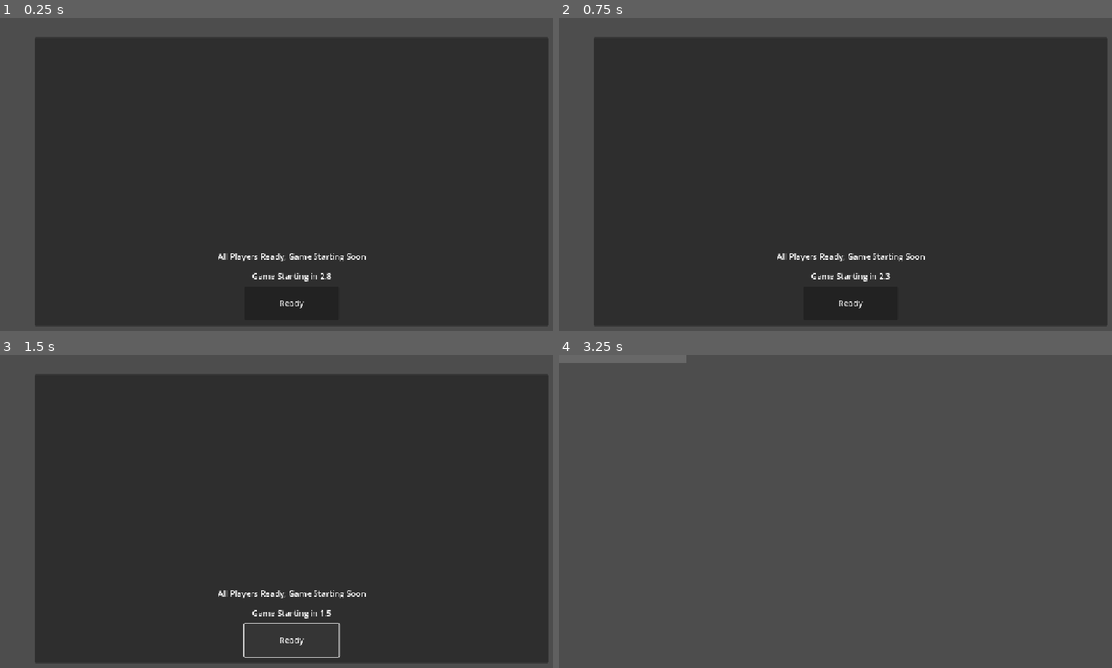
Above: before the commit, frames 1-4 (two rows, left to right).
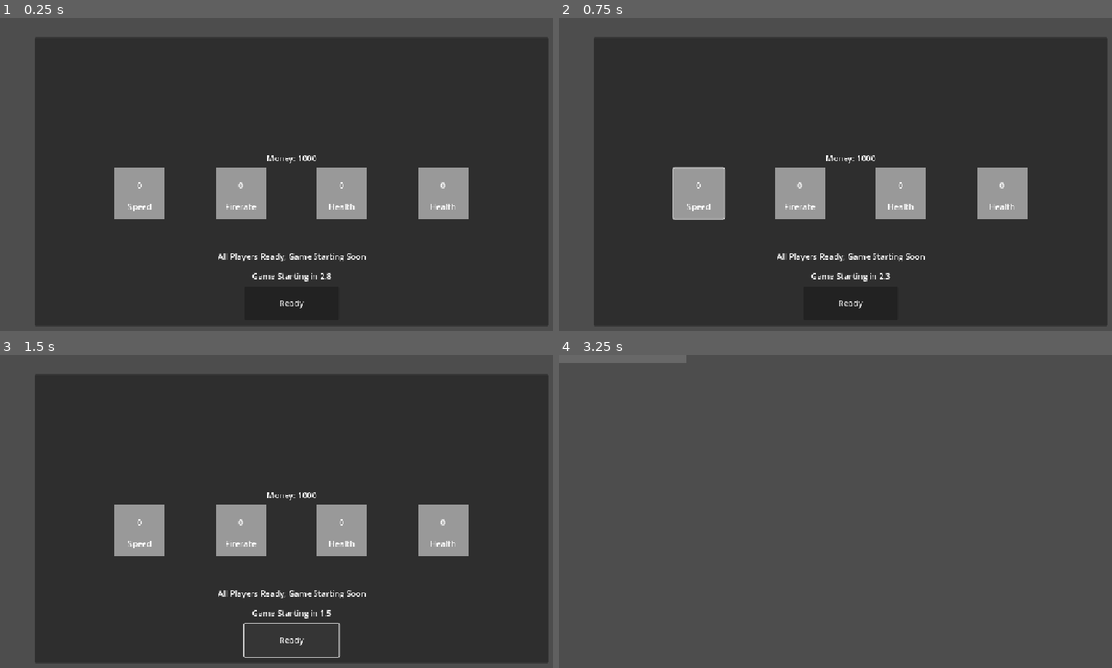
Above: after the commit, the same moments.

Repository: FoxSupp/bidding-brawl
Game: Godot game, scene res://scenes/bidding_menu.tscn
Same seed, same stepped clock (60 frames per second), same inputs: the game is played once before the commit and once after it. This scene is started directly instead of the project's main scene.
Inputs (mouse positions are in pixels of both pictures, inside the frame that each line leads up to):
- Up to frame 1 (0.25 s): no input
- Up to frame 2 (0.75 s): click (697, 193) at 0.52 s
- Up to frame 3 (1.5 s): click "Ready" at 1.25 s
- Up to frame 4 (3.25 s): click "Ready" at 2 s; tap Enter at 2.75 s; move the mouse to (979, 502) at 2.77 s; hold D (move_right) from 2.78 s (still down); click (979, 502) at 2.85 s; tap Space (jump) at 3.02 s

The runs differ from the first frame. In frame 1, 6.1% of the frame differs, in the area x 20-85%, y 43-65%; in frame 2, 6.2%; in frame 3, 6.1%; in frame 4, nothing differs.
Error after the commit: Invalid access to property or key '1' on a base object of type 'Dictionary'. (res://scripts/SessionManager.gd:50)

Commit message:
feat(bidding): implement bidding system with UI and server sync
- Add BiddingManager to handle upgrade bids and synchronize them across clients
- Add UpgradeSlot UI component for placing and removing bids
- Update SessionManager to support money deduction and player stats sync
- Connect UI to bidding logic, allowing players to bid on upgrades
- Ensure player money and bid amounts are updated in real-time

Diff:
--- a/scenes/bidding_menu.tscn
+++ b/scenes/bidding_menu.tscn
@@ -1,8 +1,9 @@
-[gd_scene load_steps=4 format=3 uid="uid://bnwcqcma1nw5y"]
+[gd_scene load_steps=5 format=3 uid="uid://bnwcqcma1nw5y"]
 
 [ext_resource type="Script" uid="uid://cbxialigjx3mi" path="res://scripts/bidding_menu.gd" id="1_6fnxy"]
 [ext_resource type="PackedScene" uid="uid://chvxopcas8yjd" path="res://scenes/player_stat_block.tscn" id="2_2qcm0"]
 [ext_resource type="Script" uid="uid://bp1b68d3621ng" path="res://scripts/bidding_manager.gd" id="2_e2fi0"]
+[ext_resource type="PackedScene" uid="uid://4itayjujs3an" path="res://scenes/upgrade_slot.tscn" id="4_2l2ip"]
 
 [node name="BiddingMenu" type="Control"]
 layout_mode = 3
@@ -90,6 +91,45 @@
 [node name="PlayerStatBlock4" parent="Background/PlayerStats" instance=ExtResource("2_2qcm0")]
 layout_mode = 2
 
+[node name="LabelBidMoney" type="Label" parent="Background"]
+layout_mode = 1
+anchors_preset = 14
+anchor_top = 0.5
+anchor_right = 1.0
+anchor_bottom = 0.5
+offset_top = -58.0
+offset_bottom = -35.0
+grow_horizontal = 2
+grow_vertical = 2
+text = "Money: 1000"
+horizontal_alignment = 1
+vertical_alignment = 1
+
+[node name="UpgradeSlots" type="HBoxContainer" parent="Background"]
+layout_mode = 1
+anchors_preset = -1
+anchor_top = 0.453
+anchor_right = 1.0
+anchor_bottom = 0.659
+offset_top = -0.115997
+offset_bottom = -17.948
+grow_horizontal = 2
+grow_vertical = 0
+theme_override_constants/separation = 100
+alignment = 1
+
+[node name="UpgradeSlot" parent="Background/UpgradeSlots" instance=ExtResource("4_2l2ip")]
+layout_mode = 2
+
+[node name="UpgradeSlot2" parent="Background/UpgradeSlots" instance=ExtResource("4_2l2ip")]
+layout_mode = 2
+
+[node name="UpgradeSlot3" parent="Background/UpgradeSlots" instance=ExtResource("4_2l2ip")]
+layout_mode = 2
+
+[node name="UpgradeSlot4" parent="Background/UpgradeSlots" instance=ExtResource("4_2l2ip")]
+layout_mode = 2
+
 [node name="TimerStartRound" type="Timer" parent="."]
 wait_time = 5.0
 one_shot = true
--- /dev/null
+++ b/scenes/upgrade_slot.tscn
@@ -0,0 +1,70 @@
+[gd_scene load_steps=3 format=3 uid="uid://4itayjujs3an"]
+
+[ext_resource type="Script" uid="uid://5bavr2eqm6dr" path="res://scripts/upgrade_slot.gd" id="1_aahc8"]
+
+[sub_resource type="StyleBoxFlat" id="StyleBoxFlat_bijba"]
+
+[node name="UpgradeSlot" type="Control"]
+z_index = 5
+custom_minimum_size = Vector2(100, 100)
+layout_mode = 3
+anchors_preset = 15
+anchor_right = 1.0
+anchor_bottom = 1.0
+offset_right = -1052.0
+offset_bottom = -548.0
+grow_horizontal = 2
+grow_vertical = 2
+mouse_default_cursor_shape = 2
+script = ExtResource("1_aahc8")
+
+[node name="Panel" type="Panel" parent="."]
+layout_mode = 1
+anchors_preset = 15
+anchor_right = 1.0
+anchor_bottom = 1.0
+grow_horizontal = 2
+grow_vertical = 2
+theme_override_styles/panel = SubResource("StyleBoxFlat_bijba")
+
+[node name="LabelBidAmount" type="Label" parent="."]
+layout_mode = 1
+anchors_preset = 14
+anchor_top = 0.5
+anchor_right = 1.0
+anchor_bottom = 0.5
+offset_top = -27.0
+offset_bottom = -4.0
+grow_horizontal = 2
+grow_vertical = 2
+text = "0"
+horizontal_alignment = 1
+vertical_alignment = 1
+
+[node name="LabelName" type="Label" parent="."]
+layout_mode = 1
+anchors_preset = 14
+anchor_top = 0.5
+anchor_right = 1.0
+anchor_bottom = 0.5
+offset_top = 15.0
+offset_bottom = 38.0
+grow_horizontal = 2
+grow_vertical = 2
+mouse_filter = 0
+text = "TEXT TEXT"
+horizontal_alignment = 1
+vertical_alignment = 1
+
+[node name="Button" type="Button" parent="."]
+layout_mode = 1
+anchors_preset = 15
+anchor_right = 1.0
+anchor_bottom = 1.0
+grow_horizontal = 2
+grow_vertical = 2
+action_mode = 0
+button_mask = 3
+flat = true
+
+[connection signal="pressed" from="Button" to="." method="_on_button_pressed"]
--- a/scripts/SessionManager.gd
+++ b/scripts/SessionManager.gd
@@ -1,11 +1,9 @@
 extends Node
-
-signal player_stats_updated(new_stats: Dictionary)
 
 var player_stats = {}
 
-# Server-Only Funktionen
-@rpc("authority", "call_local")
+signal player_stats_received(peer_id: int, stats: Dictionary)
+
 func newPlayer(peer_id: int) -> void:
 	if not multiplayer.is_server(): return
 	player_stats[peer_id] = {
@@ -16,18 +14,16 @@
 		"losingstreak": 0,
 		"upgrades": []
 	}
-	rpc("_sync_players", player_stats)
 
-@rpc("any_peer", "call_local")
-func addMoney(peer_id: int, amount: int) -> void:
+func add_money(peer_id: int, amount: int) -> void:
 	if not multiplayer.is_server(): return
+
+	print("MONEY ADDED: ", amount)
 
 	if player_stats.has(peer_id):
 		player_stats[peer_id]["money"] += amount
+	rpc_id(peer_id, "receive_player_stats", peer_id, player_stats[peer_id])
 
-	rpc("_sync_players", player_stats)
-
-@rpc("authority", "call_local")
 func win(peer_id: int) -> void:
 	if not multiplayer.is_server(): return
 
@@ -41,17 +37,19 @@
 			if other_id != peer_id:
 				player_stats[other_id]["winstreak"] = 0
 				player_stats[other_id]["losingstreak"] += 1
-	rpc("_sync_players", player_stats)
 
-@rpc("authority", "call_local")
-func addUpgrade(peer_id: int, upgrade_id: String) -> void:
+func add_upgrade(peer_id: int, upgrade_id: String) -> void:
 	if not multiplayer.is_server(): return
 
 	if player_stats.has(peer_id):
 		player_stats[peer_id]["upgrades"].append(upgrade_id)
-	rpc("_sync_players", player_stats)
 
-@rpc("authority", "call_local")
-func _sync_players(new_stats: Dictionary):
-	player_stats = new_stats.duplicate(true)
-	emit_signal("player_stats_updated", new_stats)
+@rpc("any_peer", "call_local")
+func get_player_stats(peer_id: int):
+	if not multiplayer.is_server(): return
+	var stats = player_stats[peer_id]
+	rpc_id(peer_id, "receive_player_stats", peer_id, stats)
+
+@rpc("any_peer", "call_local")
+func receive_player_stats(peer_id: int, stats: Dictionary):
+	emit_signal("player_stats_received", peer_id, stats)
--- a/scripts/bidding_manager.gd
+++ b/scripts/bidding_manager.gd
@@ -1,19 +1,42 @@
 extends Node
 
-var available_upgrades = []
+signal bids_updated(index: int, bids: Dictionary)
 
-var upgrades_in_shop: int = 4
+var available_upgrades: Array = []
+
+var count_upgrades_in_shop: int = 4
 
 func _ready() -> void:
 
 	if not multiplayer.is_server(): return
 
-	for i in range(upgrades_in_shop):
-		available_upgrades.append(
-			{
-				"upgrade_id": i,
-				"upgrade_name": "Upgrade " + str(i), # TODO: Upgrade Name from Upgrage
-				"upgrade": {}, # TODO: Upgrade from Upgrade
-				"bids":{} #TODO Add bids {peer_id: bid_amount}
-			}
-		)
+	for i in range(count_upgrades_in_shop):
+		available_upgrades.append({
+			"id": i,
+			"upgrade" : UpgradeManager.get_random_upgrade(),
+			"bids": {}
+		})
+
+@rpc("any_peer", "call_local")
+func add_bid(index: int, peer_id: int, amount: int):
+	if not multiplayer.is_server(): return
+
+
+	if available_upgrades[index]["bids"].has(peer_id):
+		if available_upgrades[index]["bids"][peer_id] + amount < 0:
+			return
+		available_upgrades[index]["bids"][peer_id] += amount
+	else:
+		if amount < 0:
+			return
+		available_upgrades[index]["bids"][peer_id] = amount
+
+	SessionManager.add_money(peer_id, -amount)
+
+
+	# Emit signal locally on server and send to all clients
+	rpc("emit_bids_updated", index, available_upgrades[index]["bids"])
+
+@rpc("authority", "call_local")
+func emit_bids_updated(index: int, bids: Dictionary):
+	emit_signal("bids_updated", index, bids)
--- a/scripts/bidding_menu.gd
+++ b/scripts/bidding_menu.gd
@@ -1,22 +1,36 @@
 extends Control
 
 const PLAYER_STAT_BLOCK = preload("res://scenes/player_stat_block.tscn")
+const UPGRADE_SLOT = preload("res://scenes/upgrade_slot.tscn")
 const NEW_ROUND_TIMER: float = 3.0
 
 
 @export var ready_players: Array = []
+"""Upgrades"""
+
+@onready var bidding_manager: Node = $BiddingManager
 @onready var button_ready: Button = $Background/ButtonReady
 @onready var label_ready_players: Label = $Background/LabelReadyPlayers
 @onready var player_stats: VBoxContainer = $Background/PlayerStats
+@onready var upgrade_slots: HBoxContainer = $Background/UpgradeSlots
 @onready var timer_start_round: Timer = $TimerStartRound
 @onready var label_timer_countdown: Label = $Background/LabelTimerCountdown
 
 
 func _ready() -> void:
-	label_ready_players.text = "Waiting for Players to Ready up \n0/" + str(NetworkManager.players.size())
 	button_ready.pressed.connect(func(): rpc("ready_player"))
 	if multiplayer.is_server():
 		rpc("update_player_stats_from_server", SessionManager.player_stats)
+		# Convert UpgradeBase array to Dictionary array for RPC
+		var upgrade_dicts: Array[Dictionary] = []
+		for upgrade in bidding_manager.available_upgrades:
+			upgrade_dicts.append({
+				"id": upgrade.id,
+				"upgrade_id": upgrade.upgrade.id,
+				"name": upgrade.upgrade.name,
+				"description": upgrade.upgrade.description
+			})
+		rpc("update_available_upgrades", upgrade_dicts)
 
 func _process(_delta: float) -> void:
 	if not multiplayer.is_server(): return
@@ -57,13 +71,25 @@
 			block.get_node("Panel/LabelMoney").text = "Money: " + str(data["money"])
 			block.get_node("Panel/LabelWins").text = "Wins: " + str(data["wins"])
 
-func _update_stats():
-	for child in player_stats.get_children(): child.queue_free()
-	for peer_id in SessionManager.player_stats:
-		var data = SessionManager.player_stats[peer_id]
-		if typeof(data) == TYPE_DICTIONARY:
-			var block = PLAYER_STAT_BLOCK.instantiate()
-			player_stats.add_child(block, true)
-			block.get_node("Panel/LabelUsername").text = str(data["username"])
-			block.get_node("Panel/LabelMoney").text = "Money: " + str(data["money"])
-			block.get_node("Panel/LabelWins").text = "Wins: " + str(data["wins"])
+@rpc("authority", "call_local")
+func update_available_upgrades(upgrade_data: Array[Dictionary]):
+	# Clear previous upgrade slots
+	for c in upgrade_slots.get_children():
+		c.queue_free()
+
+	for upgrade in upgrade_data:
+		var slot = UPGRADE_SLOT.instantiate()
+		upgrade_slots.add_child(slot, true)
+		slot.slot_index = upgrade.id
+		slot.upgrade = UpgradeManager.get_upgrade_by_id(upgrade.upgrade_id)
+
+		# Set name and description
+		if slot.has_node("LabelName"):
+			var label_name = slot.get_node("LabelName") as Label
+			label_name.text = upgrade.name
+			label_name.tooltip_text = upgrade.description
+
+		# Set description label if exists
+		if slot.has_node("LabelDescription"):
+			var label_desc = slot.get_node("LabelDescription") as Label
+			label_desc.text = upgrade.description
--- a/scripts/game.gd
+++ b/scripts/game.gd
@@ -31,7 +31,7 @@
 func _add_players_to_session() -> void:
 	for peer_id in NetworkManager.players:
 		if not SessionManager.player_stats.has(peer_id):
-			SessionManager.rpc("newPlayer", peer_id)
+			SessionManager.newPlayer(peer_id)
 
 func add_score(score: int, shooter_id: int) -> void:
 
@@ -46,7 +46,7 @@
 		_end_game(alive_players[0].name.to_int())
 
 func _end_game(winner_id: int):
-	SessionManager.rpc("win", winner_id)
+	SessionManager.win(winner_id)
 
 	# Clean up all bullets before despawning players to prevent multiplayer despawn errors
 	var projectiles_node = get_node_or_null("Projectiles")
--- a/scripts/player.gd
+++ b/scripts/player.gd
@@ -18,7 +18,7 @@
 
 var spectating_cam: Camera2D
 
-var shot_cooldown_reset: float = 1.0
+var shot_cooldown_reset: float = 0.2
 var shoot_cooldown: float = 0.0
 
 """ Upgrade Variables """
@@ -43,14 +43,15 @@
 		#UpgradeManager.apply_upgrade(self, "upgrade_multishot")
 		pass
 
-	_init_upgrades()
+	if multiplayer.is_server():
+		_init_upgrades()
+		health += upgrade_max_health
+		hp_bar.max_value = health
+		hp_bar.value = health
 
-	spectating_cam = get_tree().root.get_node("/root/Game/Camera2D")
-	health += upgrade_max_health
-	hp_bar.max_value = health
-	hp_bar.value = health
 
 	if input_synch.is_multiplayer_authority():
+		spectating_cam = get_tree().root.get_node("/root/Game/Camera2D")
 		color_rect.color = Color.YELLOW
 
 func _physics_process(delta: float) -> void:
@@ -143,14 +144,14 @@
 
 	# TODO: implement Fix to not award 2 times Money if killed with 2 Bullets due to Multishot
 	if health <= 0 and shooter_id != name.to_int():
-		SessionManager.rpc("addMoney", shooter_id, KILL_MONEY)
+		SessionManager.add_money(shooter_id, KILL_MONEY)
 
 func despawn_player() -> void:
 	dead = true
 	if not is_multiplayer_authority():
 		return
 	for upgrade in upgrades:
-		SessionManager.rpc("addUpgrade", name.to_int(), upgrade.id)
+		SessionManager.add_upgrade(name.to_int(), upgrade.id)
 	# Safe node access to prevent null reference errors
 	var input_synch_node = input_synch.get_node_or_null("InputSynch")
 	if input_synch_node and is_instance_valid(input_synch_node):
--- /dev/null
+++ b/scripts/upgrade_slot.gd
@@ -0,0 +1,53 @@
+extends Control
+
+var slot_index: int
+var upgrade: UpgradeBase
+var bidding_manager
+var player_stats: Dictionary
+
+@onready var label_bid_amount: Label = $LabelBidAmount
+
+@onready var label_money: Label = get_tree().root.get_node("/root/BiddingMenu/Background/LabelBidMoney")
+
+var slot_bids: Dictionary = {}
+
+const BID_AMOUNT: int = 10
+
+func _ready() -> void:
+	bidding_manager = get_tree().root.get_node("/root/BiddingMenu/BiddingManager")
+	bidding_manager.bids_updated.connect(_on_bids_updated)
+	SessionManager.player_stats_received.connect(_on_player_stats_received)
+	# Stats einmalig beim Start laden
+	SessionManager.rpc_id(1, "get_player_stats", multiplayer.get_unique_id())
+	await SessionManager.player_stats_received
+	_update_money_ui()
+
+func _on_button_pressed() -> void:
+	if upgrade:
+		if Input.is_mouse_button_pressed(MOUSE_BUTTON_LEFT):
+			if player_stats["money"] < BID_AMOUNT:
+				return
+			bidding_manager.rpc_id(1, "add_bid", slot_index, multiplayer.get_unique_id(), BID_AMOUNT)
+		elif Input.is_mouse_button_pressed(MOUSE_BUTTON_RIGHT):
+			if not slot_bids.has(multiplayer.get_unique_id()):
+				return
+			if slot_bids[multiplayer.get_unique_id()] <= 0:
+				return
+			bidding_manager.rpc_id(1, "add_bid", slot_index, multiplayer.get_unique_id(), -BID_AMOUNT)
+
+func _on_bids_updated(index: int, bids: Dictionary) -> void:
+	if index == slot_index:
+		if bids.has(multiplayer.get_unique_id()):
+			label_bid_amount.text = str(bids[multiplayer.get_unique_id()])
+		else:
+			label_bid_amount.text = "0"
+		slot_bids = bids
+		_update_money_ui()
+
+func _on_player_stats_received(peer_id: int, stats: Dictionary) -> void:
+	if peer_id == multiplayer.get_unique_id():
+		player_stats = stats
+
+
+func _update_money_ui() -> void:
+	label_money.text = "Money: " + str(player_stats["money"])
Not shown, changed: export_presets.cfg
Not shown, added: scripts/upgrade_slot.gd.uid
